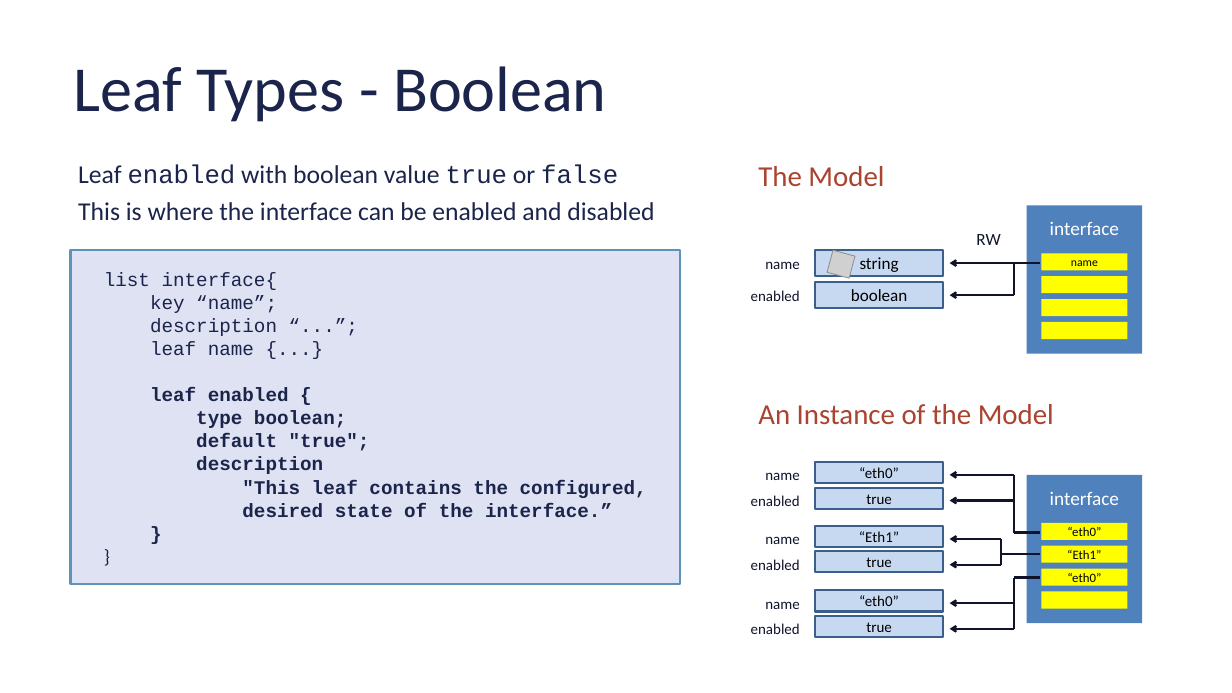
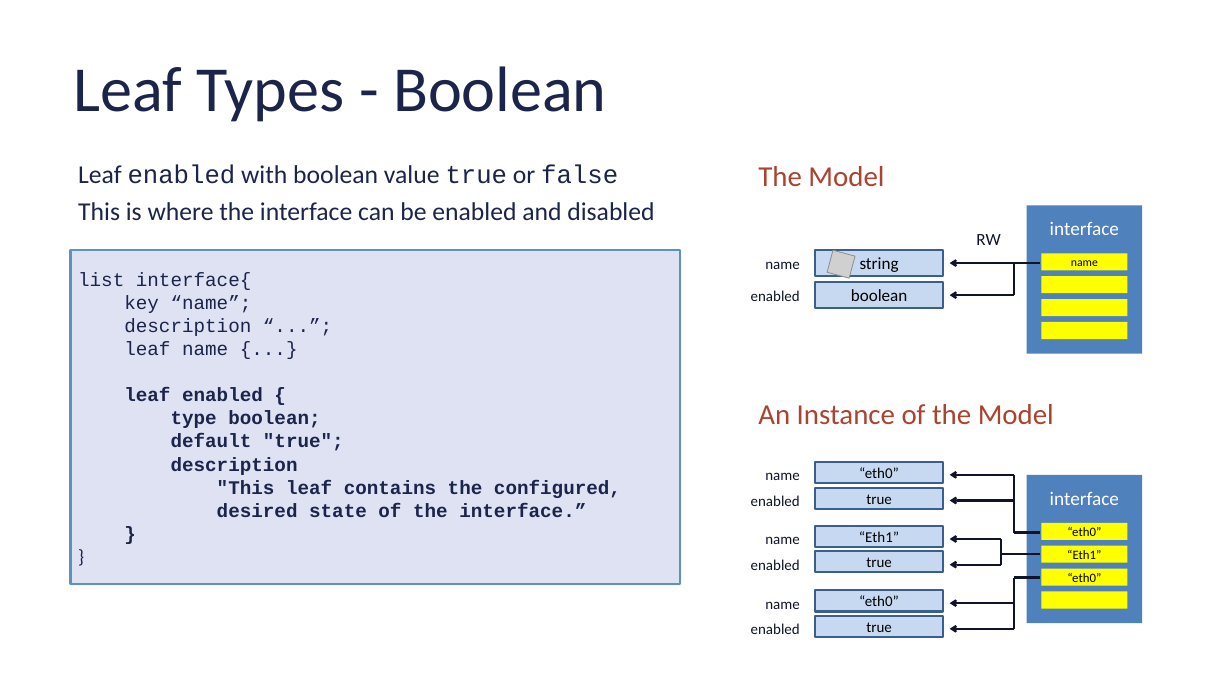
Before and after one commit to cmoberg/netconf-yang-training, a slide deck: slide 13 of slides/module-2-yang.pptx. Drawn at 1232x693 pixels with LibreOffice and Linux fonts; fonts in the diff are those of the drawing; grey boxes stand for pictures. Boxes give left, top, right and bottom in pixels: in the first picture for what was removed or moved away, otherwise in the second. Text is boxed around its words. In the diff, an @@ line names an element or a change of style, - is before the commit and + after.

```diff
--- a/slides/module-2-yang.pptx
+++ b/slides/module-2-yang.pptx
@@ text in rectangle at (78,272,621,517): text added @@
+list interface{
+key “name”;
+description “...”;
+leaf name {...}
+leaf enabled {
+type boolean;
+default "true";
+description
+"This leaf contains the configured,
+desired state of the interface.”
+}
+}
@@ text removed at (104,272,647,517) @@
-list interface{
-key “name”;
-description “...”;
-leaf name {...}
-leaf enabled {
-type boolean;
-default "true";
-description
-"This leaf contains the configured,
-desired state of the interface.”
-}
-}
```
Also in this commit, not shown: 15 other slides changed, 1 slide removed, 11 other files.
